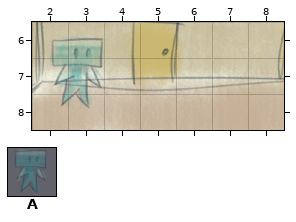
A Tiled map (JSON) gets an edit: src/assets/maps/4door_room.json. The picture above was drawn from the file before the commit.
Cells are 60x60 px. Shown: x 2..8, y 6..8.
Key: from "aye": A 0.
Objects are placed by their top-left corner, in cells (3,4 is the top-left corner of cell 3,4); size is 1x1 cell unless given.
Objects on layer "objects" before:
A at 2.2,6.4 size 2.1x2.1
The result:
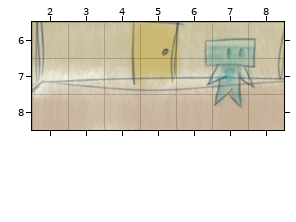
Changes in this commit:
Layer "objects":
added: A "Aye" at 6.5,6.4 size 2.1x2.1
removed: A at 2.2,6.4 size 2.1x2.1
Where, in picture pixels (left, top, right, bottom), the same in both pictures:
removed: (49, 35, 104, 109)
added: (202, 35, 257, 109)
